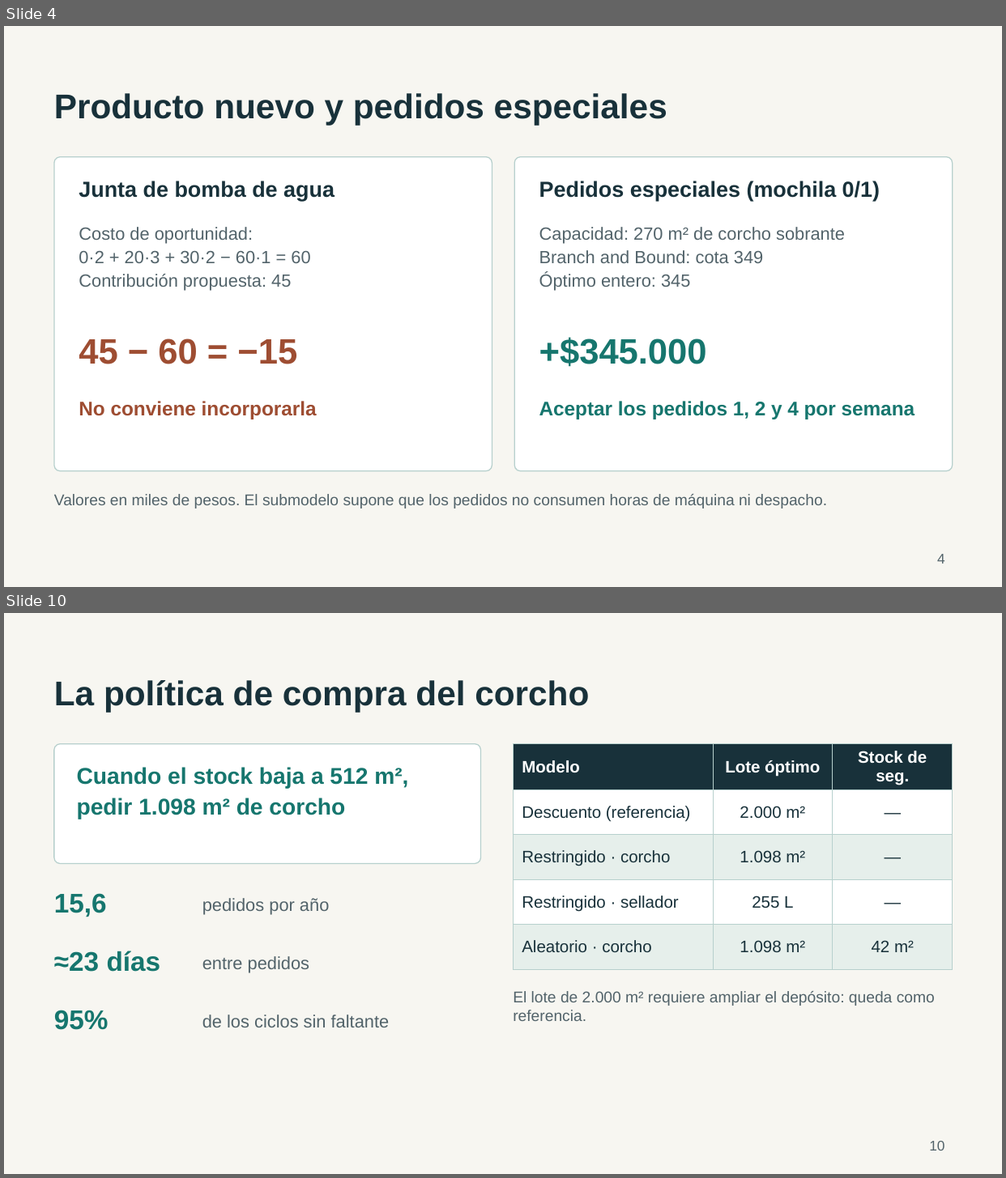
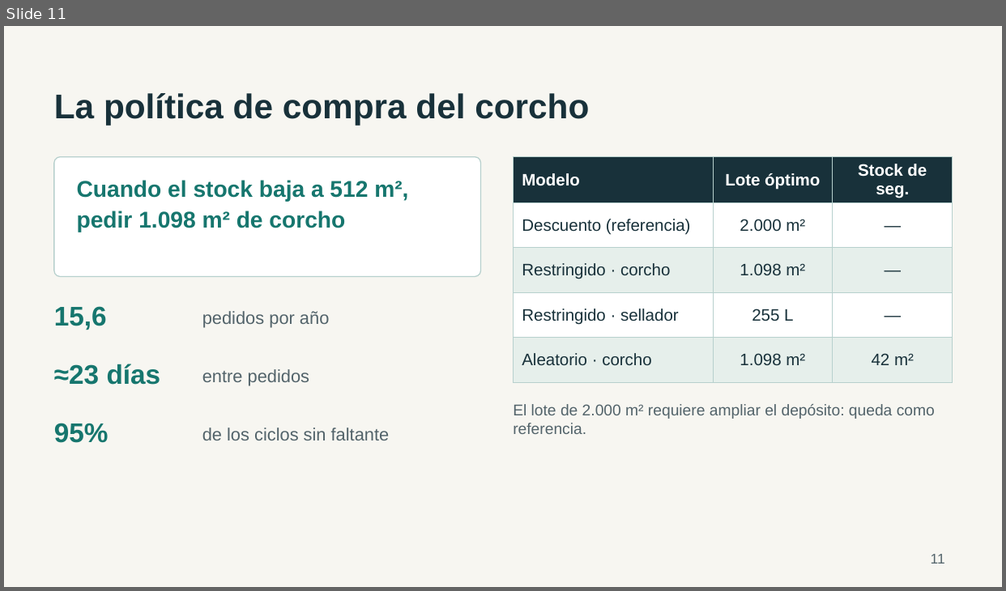
Before and after one commit to JuanBonadeo/utn_brain, a slide deck: materias/IO/entregables/etapa3/IO_402_Grupo1_Etapa3_Presentacion.pptx. Shown one above the other, each under a label of ours: slides 4 and 10 before the commit, slide 11 after it; the slides between them are not shown. The pictures are 1006x1178 and 1006x591 pixels, drawn with LibreOffice and Linux fonts; fonts in the diff are those of the drawing. Boxes give left, top, right and bottom in pixels: in the first picture for what was removed or moved away, otherwise in the second. Text is boxed around its words. In the diff, an @@ line names an element or a change of style, - is before the commit and + after.

```diff
--- a/materias/IO/entregables/etapa3/IO_402_Grupo1_Etapa3_Presentacion.pptx
+++ b/materias/IO/entregables/etapa3/IO_402_Grupo1_Etapa3_Presentacion.pptx
@@ slide 4 removed at (x1=4, y1=26, x2=1002, y2=587), background #F7F6F1 @@
@@ title removed at (x1=54, y1=93, x2=667, y2=126) @@
-Producto nuevo y pedidos especiales
@@ rounded rectangle removed at (x1=54, y1=157, x2=492, y2=472) @@
@@ rounded rectangle removed at (x1=514, y1=157, x2=953, y2=472) @@
@@ text removed at (x1=79, y1=181, x2=334, y2=201) @@
-Junta de bomba de agua
@@ text removed at (x1=539, y1=181, x2=880, y2=201) @@
-Pedidos especiales (mochila 0/1)
@@ text removed at (x1=79, y1=227, x2=310, y2=291) @@
-Costo de oportunidad:
-0·2 + 20·3 + 30·2 − 60·1 = 60
-Contribución propuesta: 45
@@ text removed at (x1=539, y1=227, x2=845, y2=291) @@
-Capacidad: 270 m² de corcho sobrante
-Branch and Bound: cota 349
-Óptimo entero: 345
@@ text removed at (x1=79, y1=339, x2=297, y2=365) @@
-45 − 60 = −15
@@ text removed at (x1=539, y1=337, x2=707, y2=367) @@
-+$345.000
@@ text removed at (x1=79, y1=401, x2=317, y2=420) @@
-No conviene incorporarla
@@ text removed at (x1=539, y1=401, x2=915, y2=420) @@
-Aceptar los pedidos 1, 2 y 4 por semana
@@ text removed at (x1=54, y1=494, x2=827, y2=509) @@
-Valores en miles de pesos. El submodelo supone que los pedidos no consumen horas de máquina ni despacho.
@@ page number removed at (x1=937, y1=554, x2=945, y2=564) @@
-4
@@ what was slide 10 is now slide 11 @@
@@ page number at (x1=931, y1=554, x2=945, y2=564): text changed @@
-10
+11
```
Also in this commit, not shown: 7 slides changed, 4 slides added, 3 other slides removed, 1 other file.
